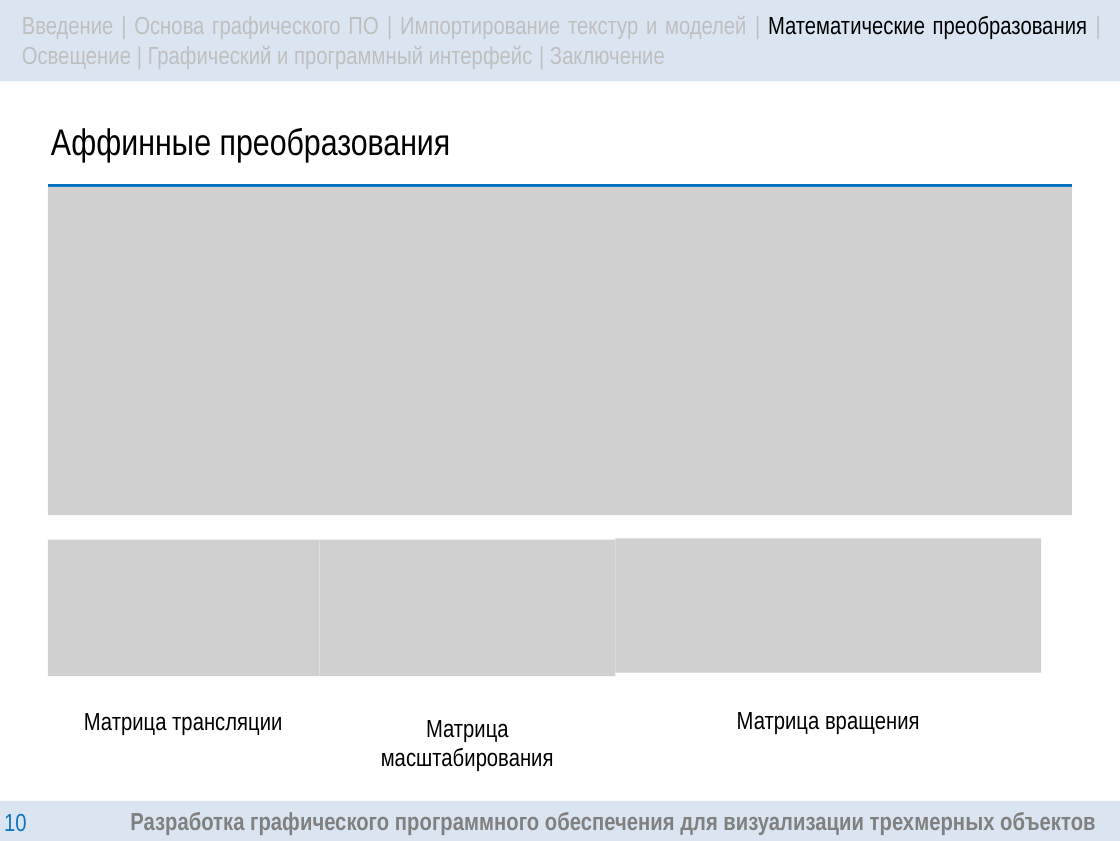
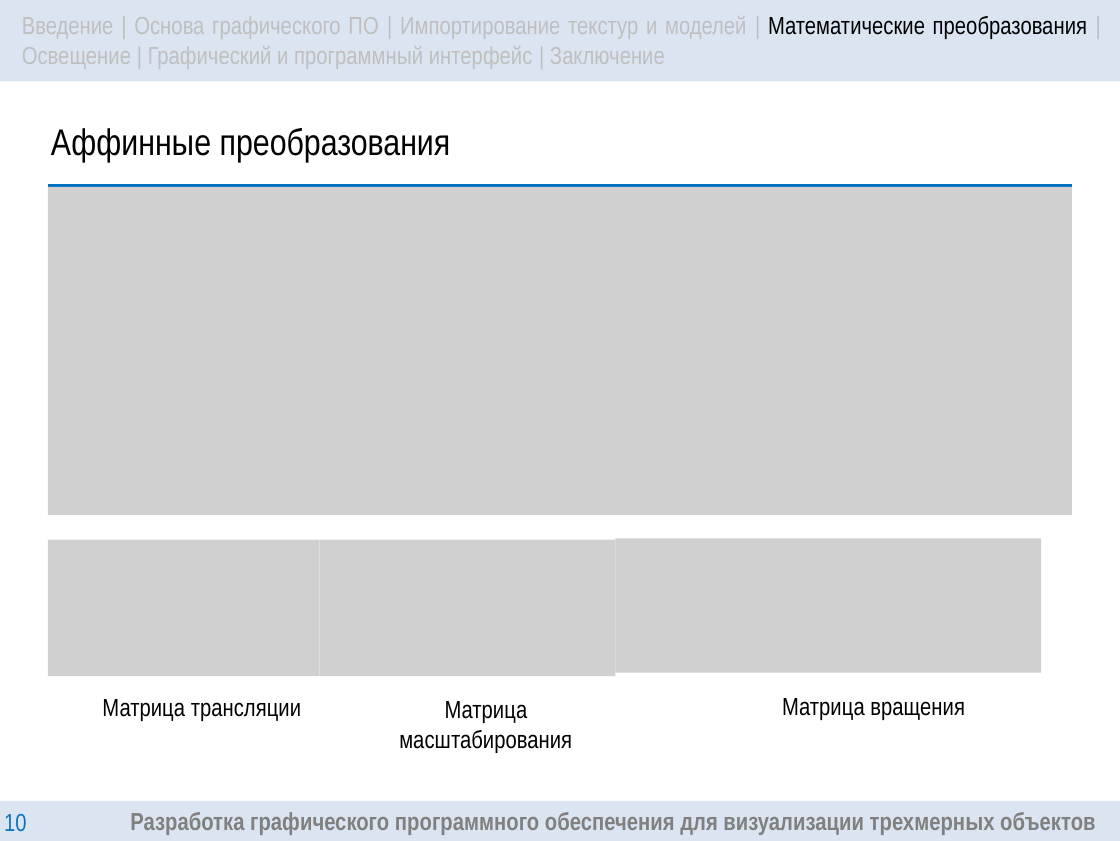
Before and after one commit to DanielDaVinci/Diploma, a slide deck: slide 10 of Diploma/presentation/Presentation.pptx. Drawn at 1120x841 pixels with LibreOffice and Linux fonts; fonts in the diff are those of the drawing; grey boxes stand for pictures. Boxes give left, top, right and bottom in pixels: in the first picture for what was removed or moved away, otherwise in the second. Text is boxed around its words. In the diff, an @@ line names an element or a change of style, - is before the commit and + after.

```diff
--- a/Diploma/presentation/Presentation.pptx
+++ b/Diploma/presentation/Presentation.pptx
@@ text "Матрица трансляции" moved from (x1=84, y1=713, x2=282, y2=735) to (x1=102, y1=699, x2=301, y2=721) @@
@@ text "Матрица масштабирования" moved from (x1=381, y1=720, x2=554, y2=771) to (x1=399, y1=701, x2=572, y2=753) @@
@@ text "Матрица вращения" moved from (x1=737, y1=712, x2=920, y2=734) to (x1=782, y1=698, x2=965, y2=720) @@
```
Also in this commit, not shown: 10 other slides changed, 1 slide added, 1 slide removed.
